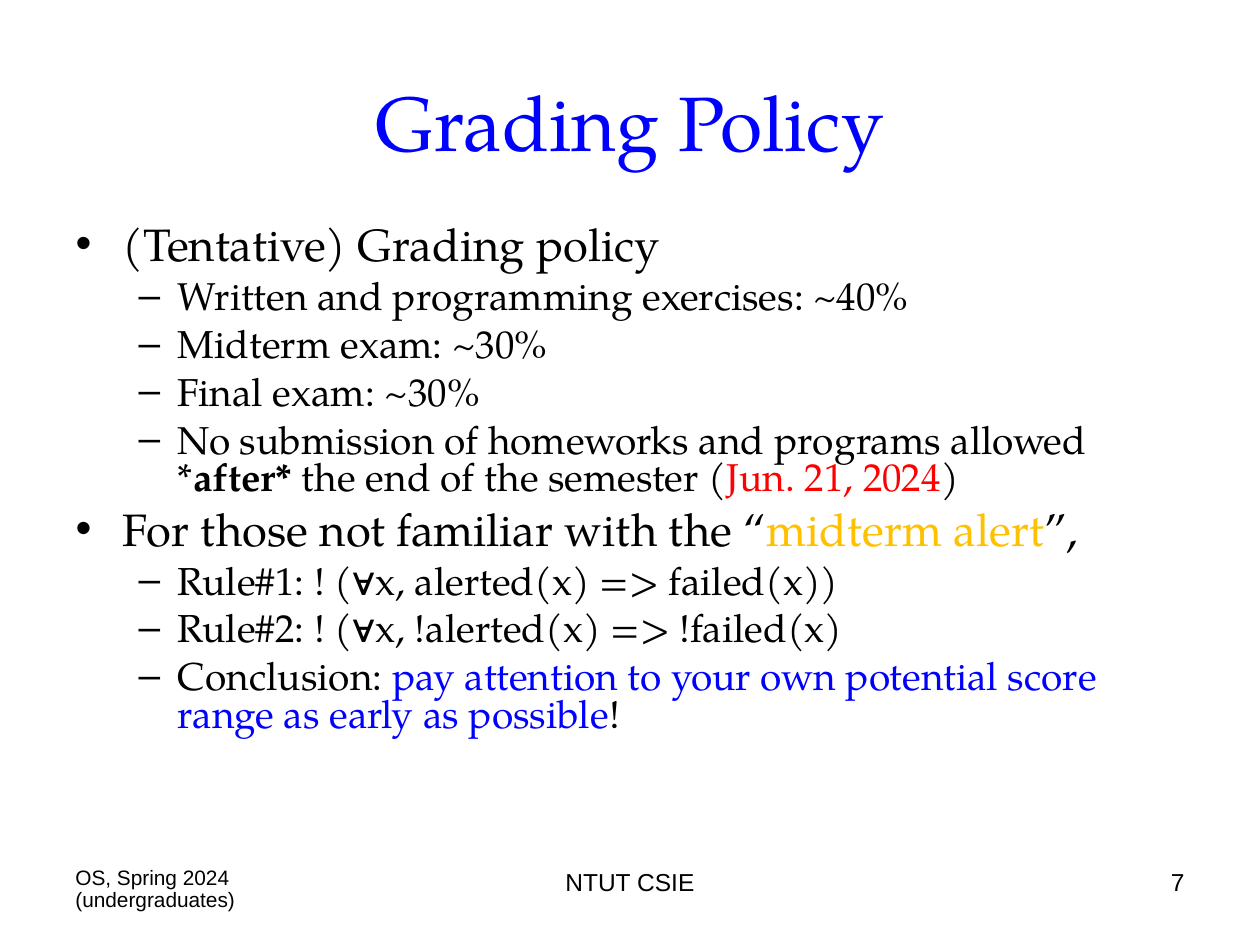
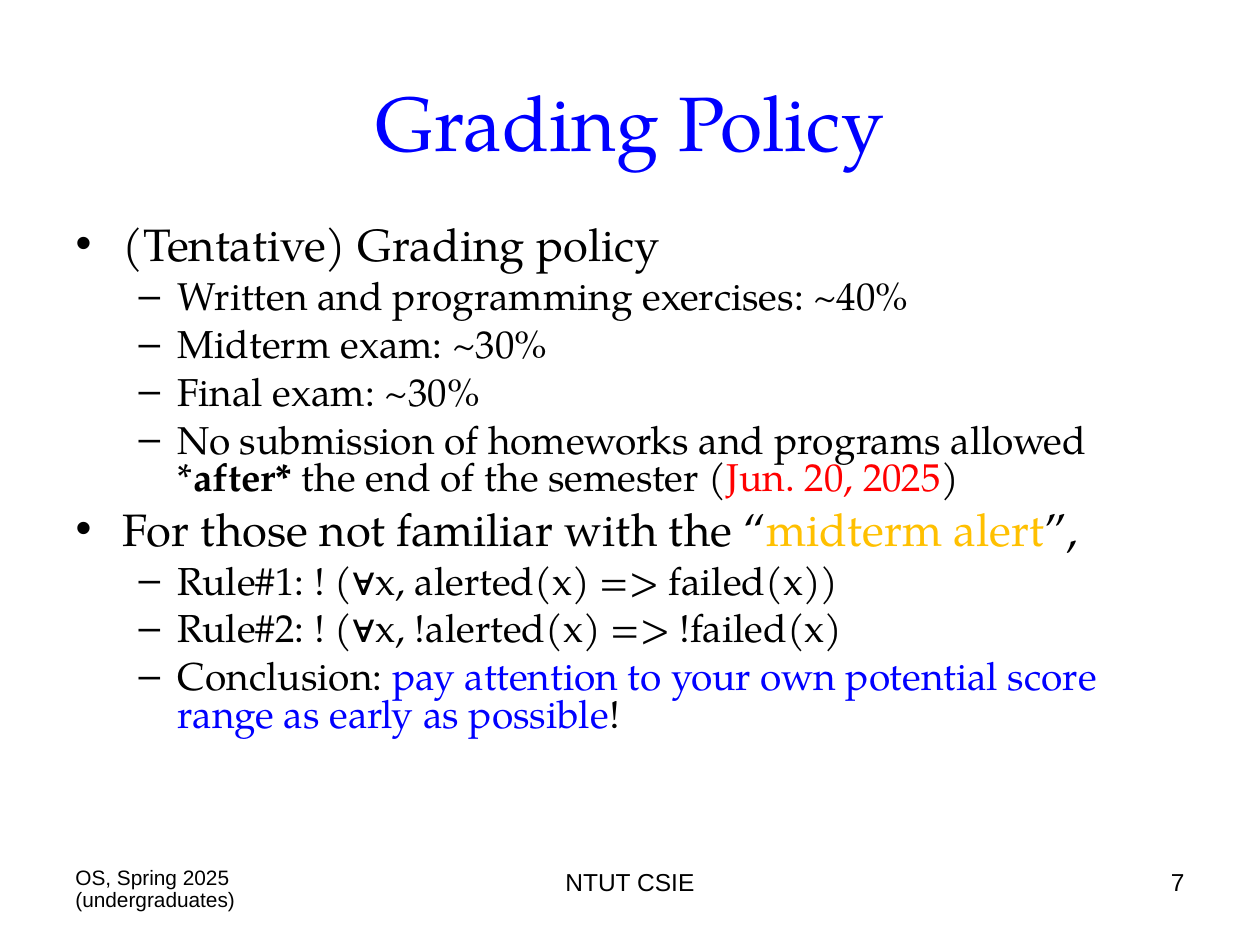
Before and after one commit to chriswjh/chriswjh.github.io, a slide deck: slide 7 of OSu/00-Overview.ppt. Drawn at 1260x945 pixels with LibreOffice and Linux fonts; fonts in the diff are those of the drawing. Boxes give left, top, right and bottom in pixels: in the first picture for what was removed or moved away, otherwise in the second. Text is boxed around its words. In the diff, an @@ line names an element or a change of style, - is before the commit and + after.

```diff
--- a/OSu/00-Overview.ppt
+++ b/OSu/00-Overview.ppt
@@ text at <box>178,425,1086,501</box>: text changed @@
-  – No submission of homeworks and programs allowed *after* the end of the semester (Jun. 21, 2024)
+  – No submission of homeworks and programs allowed *after* the end of the semester (Jun. 20, 2025)
@@ text at <box>75,870,235,912</box>: text changed @@
-OS, Spring 2024 (undergraduates)
+OS, Spring 2025 (undergraduates)
```
Also in this commit, not shown: 23 other slides changed, 5 other files.
